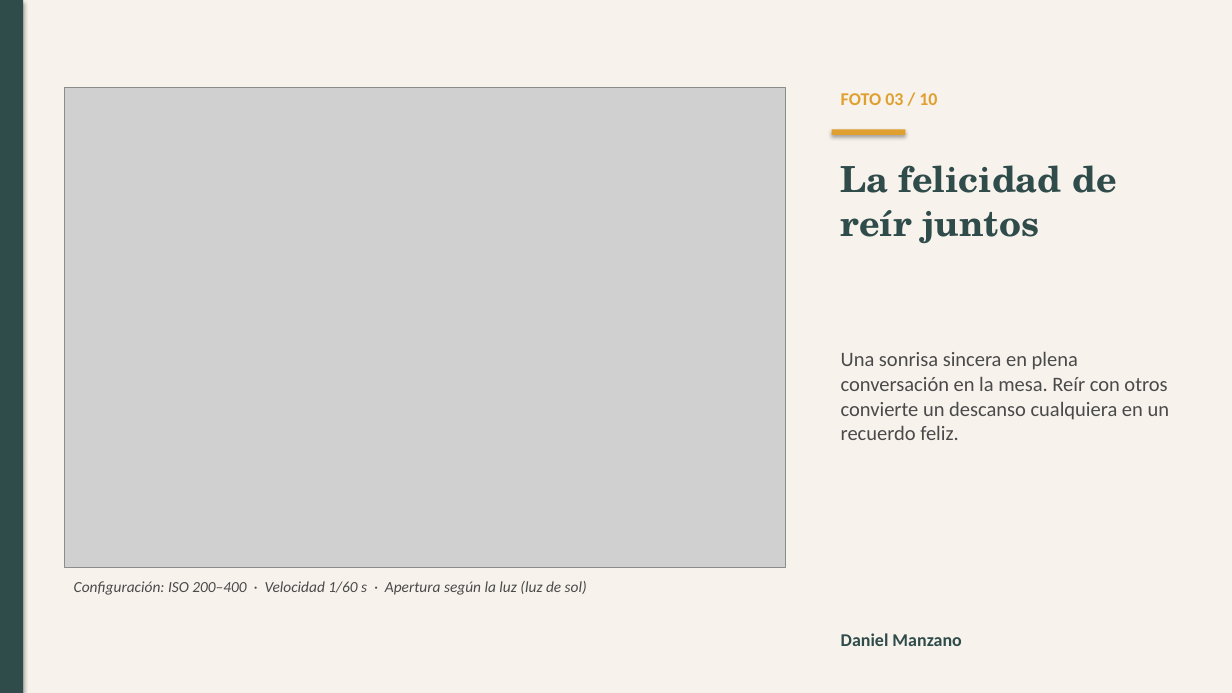
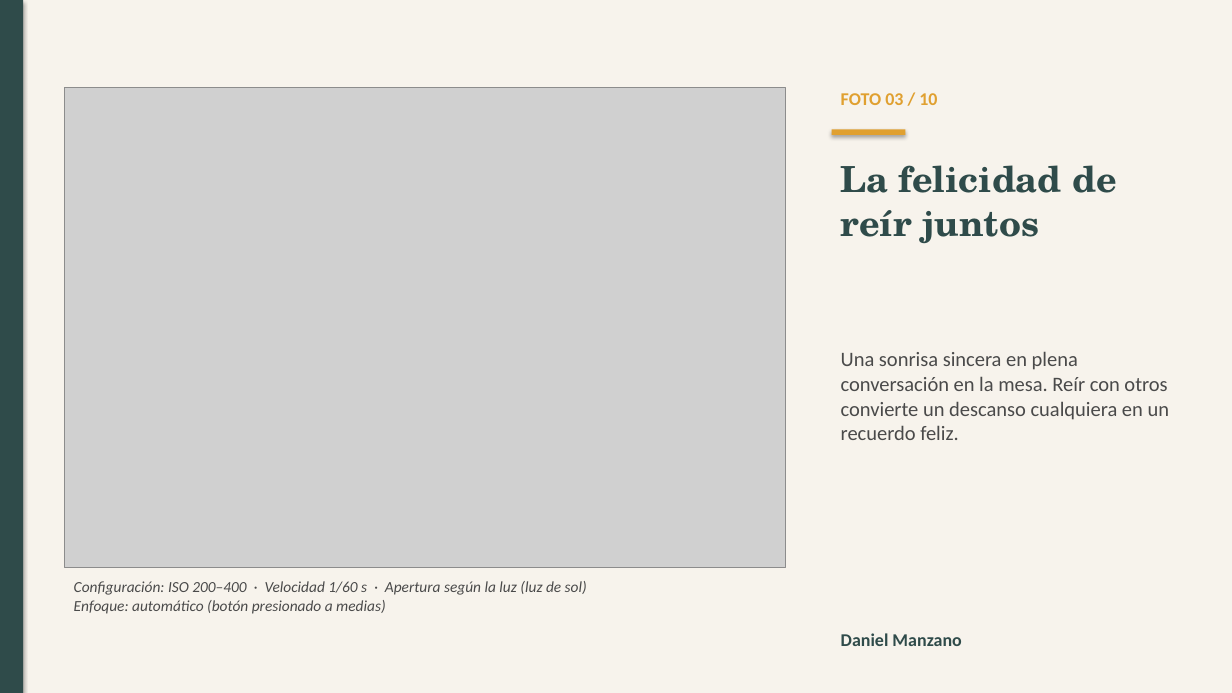
Before and after one commit to Ajuan1/Univ, a slide deck: slide 4 of Ecosistemas_Digitales_Fotografias.pptx. Drawn at 1232x693 pixels with LibreOffice and Linux fonts; fonts in the diff are those of the drawing; grey boxes stand for pictures. Boxes give left, top, right and bottom in pixels: in the first picture for what was removed or moved away, otherwise in the second. Text is boxed around its words. In the diff, an @@ line names an element or a change of style, - is before the commit and + after.

```diff
--- a/Ecosistemas_Digitales_Fotografias.pptx
+++ b/Ecosistemas_Digitales_Fotografias.pptx
@@ text at [74,581,587,614]: text changed @@
-Configuración: ISO 200–400 · Velocidad 1/60 s · Apertura según la luz (luz de sol)
+Configuración: ISO 200–400 · Velocidad 1/60 s · Apertura según la luz (luz de sol)
+Enfoque: automático (botón presionado a medias)
```
Also in this commit, not shown: 9 other slides changed.
